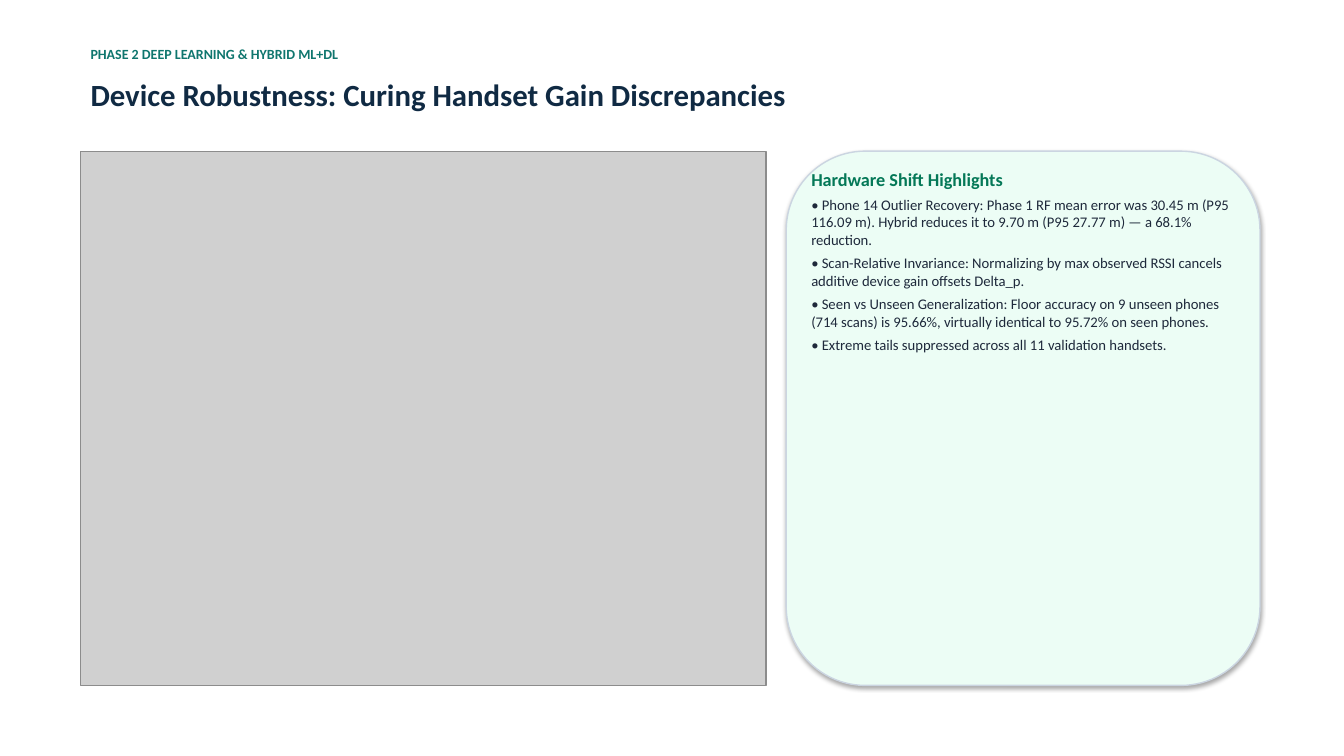
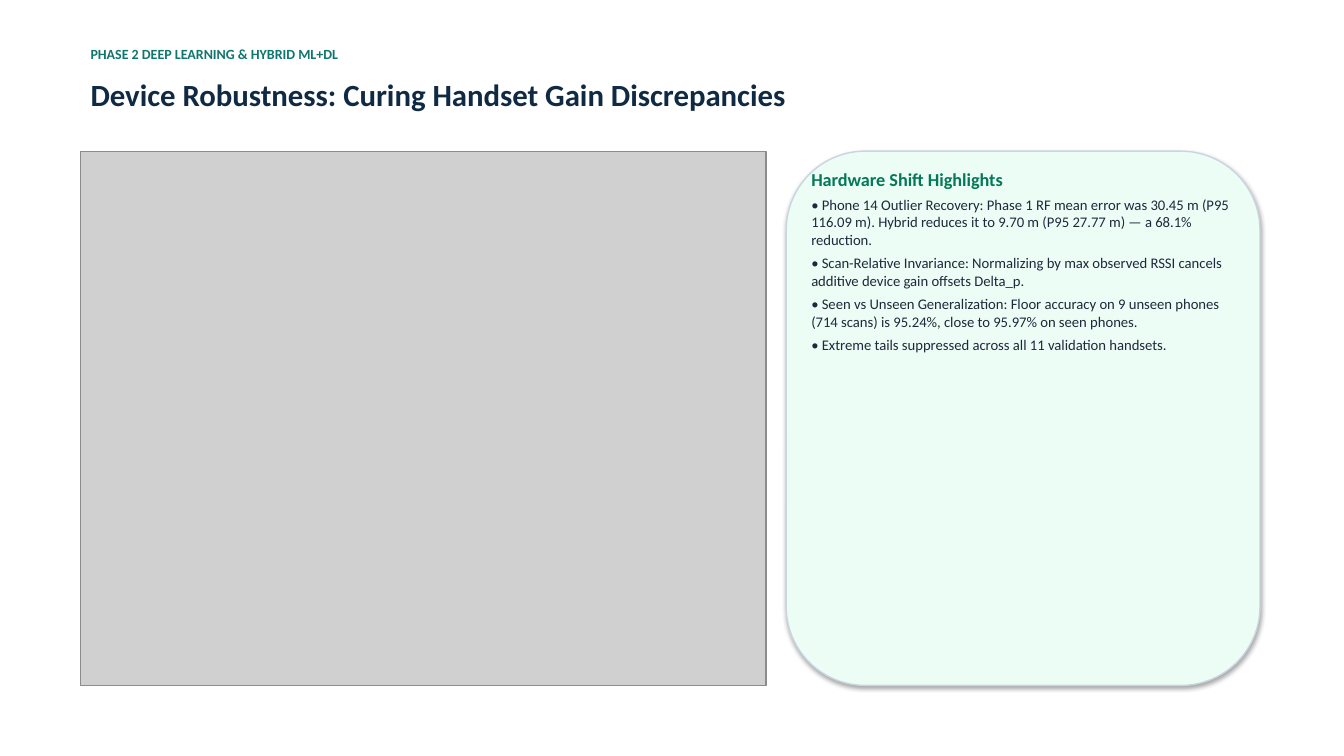
Before and after one commit to vedpawar2254/Indoor-location-prediction-using-wifi-signals, a slide deck: slide 11 of presentation/Phase2_Presentation.pptx. Drawn at 1344x756 pixels with LibreOffice and Linux fonts; fonts in the diff are those of the drawing; grey boxes stand for pictures. Boxes give left, top, right and bottom in pixels: in the first picture for what was removed or moved away, otherwise in the second. Text is boxed around its words. In the diff, an @@ line names an element or a change of style, - is before the commit and + after.

```diff
--- a/presentation/Phase2_Presentation.pptx
+++ b/presentation/Phase2_Presentation.pptx
@@ text at box(811, 298, 1219, 330): text changed @@
-• Seen vs Unseen Generalization: Floor accuracy on 9 unseen phones (714 scans) is 95.66%, virtually identical to 95.72% on seen phones.
+• Seen vs Unseen Generalization: Floor accuracy on 9 unseen phones (714 scans) is 95.24%, close to 95.97% on seen phones.
```
Also in this commit, not shown: 5 other slides changed, 11 other files.
